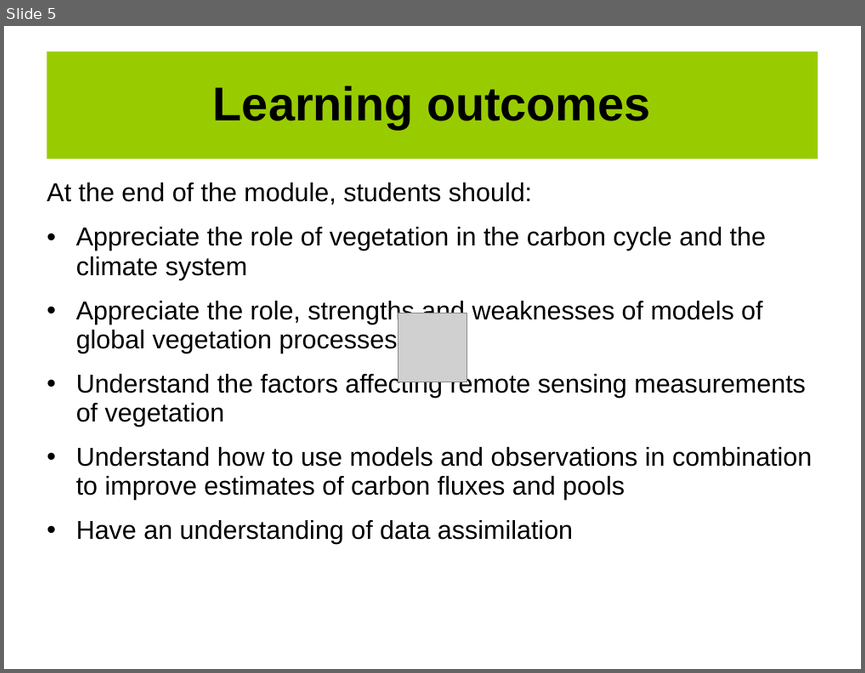
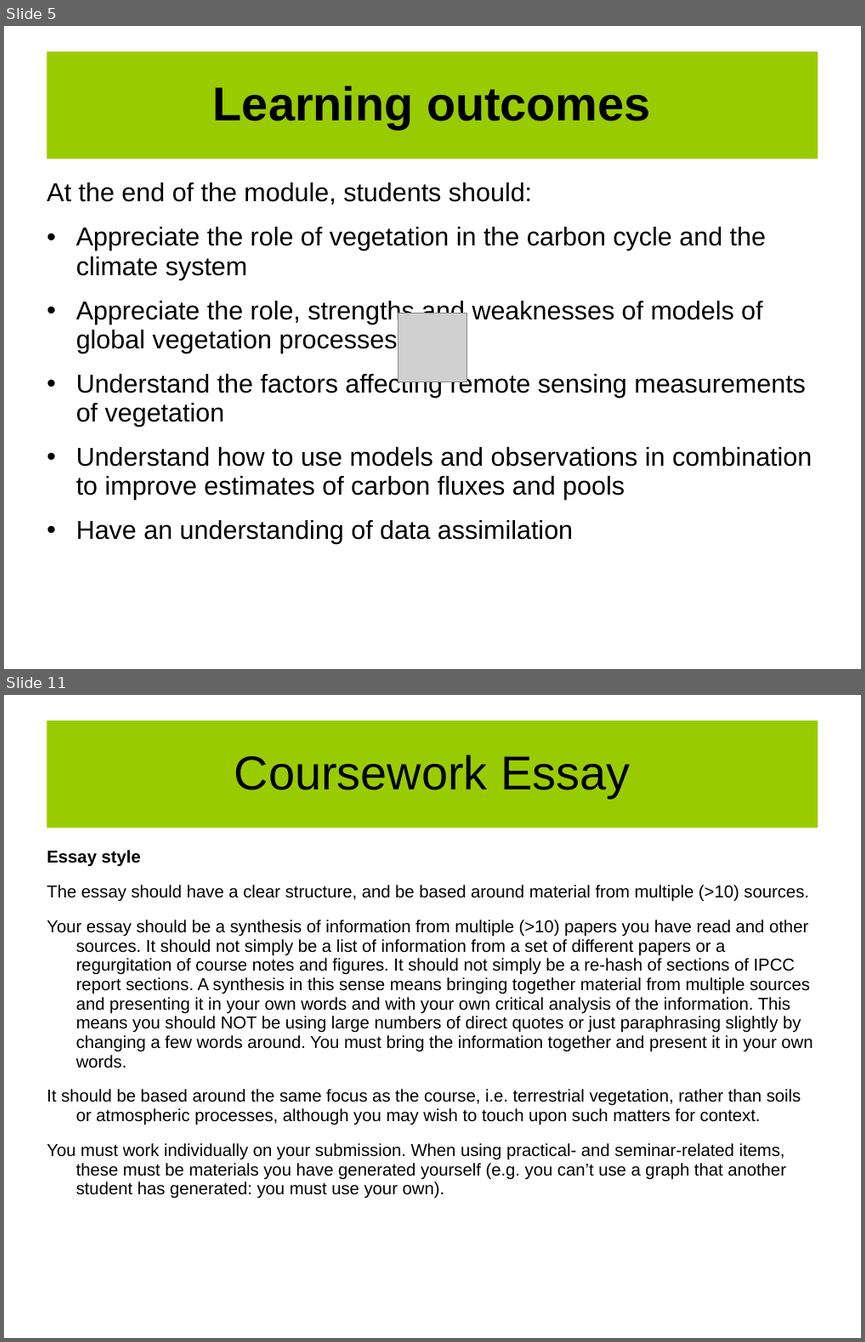
Before and after one commit to UCL-EO/geog0133, a slide deck: docs/ppt/GEOG0113-001.pptx. Shown one above the other, each under a label of ours: slide 5 before the commit, slides 5 and 11 after it; the slides between them are not shown. The pictures are 865x673 and 865x1342 pixels, drawn with LibreOffice and Linux fonts; fonts in the diff are those of the drawing; grey boxes stand for pictures; background and template pictures are left out. Boxes give left, top, right and bottom in pixels: in the first picture for what was removed or moved away, otherwise in the second. Text is boxed around its words. In the diff, an @@ line names an element or a change of style, - is before the commit and + after.

```diff
--- a/docs/ppt/GEOG0113-001.pptx
+++ b/docs/ppt/GEOG0113-001.pptx
@@ slide 11 added at [4,695,861,1338], background #FFFFFF @@
@@ title added at [46,721,818,828], fill #99CC00, 44 pt, text #000000 @@
+Coursework Essay
@@ text added at [46,850,812,1198], 16 pt, text #000000 @@
+Essay style
+The essay should have a clear structure, and be based around material from multiple (>10) sources.
+Your essay should be a synthesis of information from multiple (>10) papers you have read and other sources. It should not simply be a list of information from a set of different papers or a regurgitation of course notes and figures. It should not simply be a re-hash of sections of IPCC report sections. A synthesis in this sense means bringing together material from multiple sources and presenting it in your own words and with your own critical analysis of the information. This means you should NOT be using large numbers of direct quotes or just paraphrasing slightly by changing a few words around. You must bring the information together and present it in your own words.
+It should be based around the same focus as the course, i.e. terrestrial vegetation, rather than soils or atmospheric processes, although you may wish to touch upon such matters for context.
+You must work individually on your submission. When using practical- and seminar-related items, these must be materials you have generated yourself (e.g. you can’t use a graph that another student has generated: you must use your own).
```
Also in this commit, not shown: 1 slide changed, 5 other slides added.
